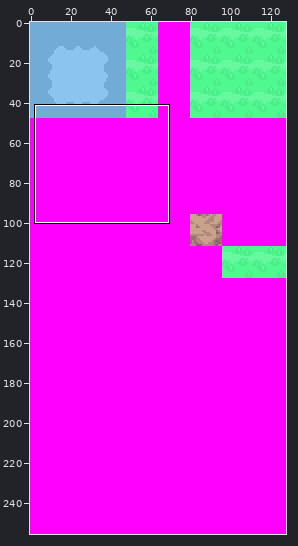
Sprite sheet: tiles/route_204/bottom.png. Above: a wide view before the commit, with the close-up outlined.
Close-up. First the earlier version:
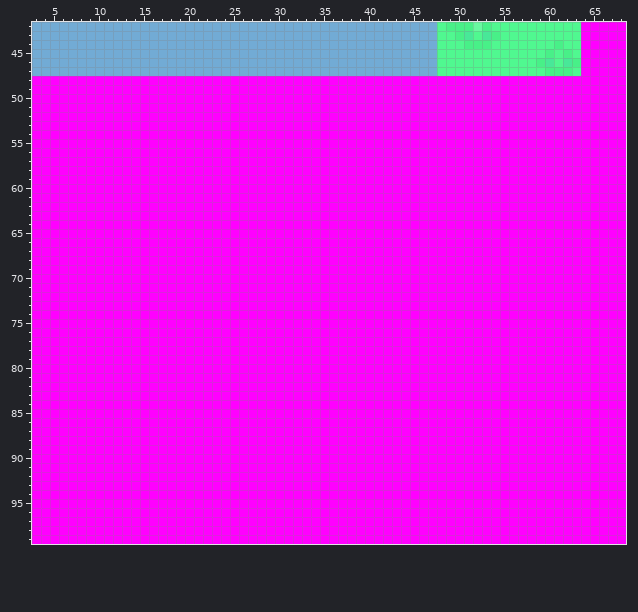
The file is 128x256 pixels. Shown: x 3..68, y 42..99. The commit also changed other parts of the picture, which this record leaves out.
Once edited:
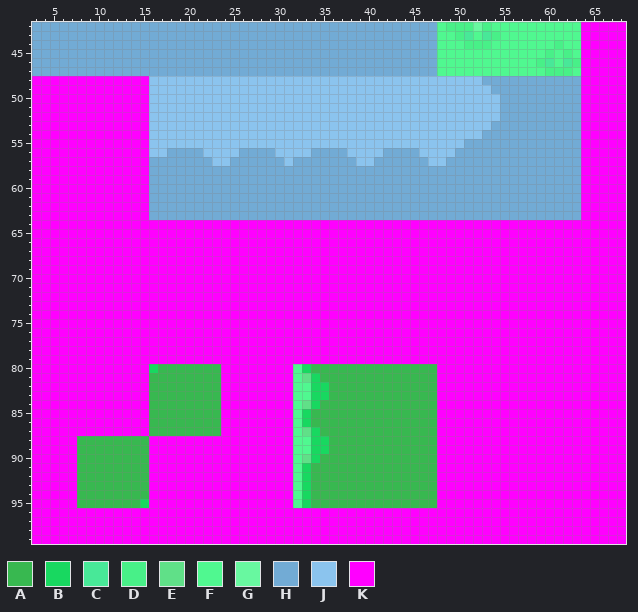
Palette (. is transparent): A #38b850  B #18d860  C #48e898  D #48f088  E #60e088  F #50f890  G #68f8a0  H #72abd5  J #8bc4ee  K #ff00ff
The edit:
@@ x 3..68 @@
  47 HHHHHHHHHHHHHHHHHHHHHHHHHHHHHHHHHHHHHHHHHHHHHFFFFFFFFFFFFDDDFKKKKK
- 48 KKKKKKKKKKKKKKKKKKKKKKKKKKKKKKKKKKKKKKKKKKKKKKKKKKKKKKKKKKKKKKKKKK
- 49 KKKKKKKKKKKKKKKKKKKKKKKKKKKKKKKKKKKKKKKKKKKKKKKKKKKKKKKKKKKKKKKKKK
- 50 KKKKKKKKKKKKKKKKKKKKKKKKKKKKKKKKKKKKKKKKKKKKKKKKKKKKKKKKKKKKKKKKKK
- 51 KKKKKKKKKKKKKKKKKKKKKKKKKKKKKKKKKKKKKKKKKKKKKKKKKKKKKKKKKKKKKKKKKK
- 52 KKKKKKKKKKKKKKKKKKKKKKKKKKKKKKKKKKKKKKKKKKKKKKKKKKKKKKKKKKKKKKKKKK
- 53 KKKKKKKKKKKKKKKKKKKKKKKKKKKKKKKKKKKKKKKKKKKKKKKKKKKKKKKKKKKKKKKKKK
- 54 KKKKKKKKKKKKKKKKKKKKKKKKKKKKKKKKKKKKKKKKKKKKKKKKKKKKKKKKKKKKKKKKKK
- 55 KKKKKKKKKKKKKKKKKKKKKKKKKKKKKKKKKKKKKKKKKKKKKKKKKKKKKKKKKKKKKKKKKK
- 56 KKKKKKKKKKKKKKKKKKKKKKKKKKKKKKKKKKKKKKKKKKKKKKKKKKKKKKKKKKKKKKKKKK
- 57 KKKKKKKKKKKKKKKKKKKKKKKKKKKKKKKKKKKKKKKKKKKKKKKKKKKKKKKKKKKKKKKKKK
- 58 KKKKKKKKKKKKKKKKKKKKKKKKKKKKKKKKKKKKKKKKKKKKKKKKKKKKKKKKKKKKKKKKKK
- 59 KKKKKKKKKKKKKKKKKKKKKKKKKKKKKKKKKKKKKKKKKKKKKKKKKKKKKKKKKKKKKKKKKK
- 60 KKKKKKKKKKKKKKKKKKKKKKKKKKKKKKKKKKKKKKKKKKKKKKKKKKKKKKKKKKKKKKKKKK
- 61 KKKKKKKKKKKKKKKKKKKKKKKKKKKKKKKKKKKKKKKKKKKKKKKKKKKKKKKKKKKKKKKKKK
- 62 KKKKKKKKKKKKKKKKKKKKKKKKKKKKKKKKKKKKKKKKKKKKKKKKKKKKKKKKKKKKKKKKKK
- 63 KKKKKKKKKKKKKKKKKKKKKKKKKKKKKKKKKKKKKKKKKKKKKKKKKKKKKKKKKKKKKKKKKK
+ 48 KKKKKKKKKKKKKJJJJJJJJJJJJJJJJJJJJJJJJJJJJJJJJJJJJJHHHHHHHHHHHKKKKK
+ 49 KKKKKKKKKKKKKJJJJJJJJJJJJJJJJJJJJJJJJJJJJJJJJJJJJJJHHHHHHHHHHKKKKK
+ 50 KKKKKKKKKKKKKJJJJJJJJJJJJJJJJJJJJJJJJJJJJJJJJJJJJJJJHHHHHHHHHKKKKK
+ 51 KKKKKKKKKKKKKJJJJJJJJJJJJJJJJJJJJJJJJJJJJJJJJJJJJJJJHHHHHHHHHKKKKK
+ 52 KKKKKKKKKKKKKJJJJJJJJJJJJJJJJJJJJJJJJJJJJJJJJJJJJJJJHHHHHHHHHKKKKK
+ 53 KKKKKKKKKKKKKJJJJJJJJJJJJJJJJJJJJJJJJJJJJJJJJJJJJJJHHHHHHHHHHKKKKK
+ 54 KKKKKKKKKKKKKJJJJJJJJJJJJJJJJJJJJJJJJJJJJJJJJJJJJJHHHHHHHHHHHKKKKK
+ 55 KKKKKKKKKKKKKJJJJJJJJJJJJJJJJJJJJJJJJJJJJJJJJJJJHHHHHHHHHHHHHKKKKK
+ 56 KKKKKKKKKKKKKJJHHHHJJJJHHHHJJJJHHHHJJJJHHHHJJJJHHHHHHHHHHHHHHKKKKK
+ 57 KKKKKKKKKKKKKHHHHHHHJJHHHHHHJHHHHHHHJJHHHHHHJJHHHHHHHHHHHHHHHKKKKK
+ 58 KKKKKKKKKKKKKHHHHHHHHHHHHHHHHHHHHHHHHHHHHHHHHHHHHHHHHHHHHHHHHKKKKK
+ 59 KKKKKKKKKKKKKHHHHHHHHHHHHHHHHHHHHHHHHHHHHHHHHHHHHHHHHHHHHHHHHKKKKK
+ 60 KKKKKKKKKKKKKHHHHHHHHHHHHHHHHHHHHHHHHHHHHHHHHHHHHHHHHHHHHHHHHKKKKK
+ 61 KKKKKKKKKKKKKHHHHHHHHHHHHHHHHHHHHHHHHHHHHHHHHHHHHHHHHHHHHHHHHKKKKK
+ 62 KKKKKKKKKKKKKHHHHHHHHHHHHHHHHHHHHHHHHHHHHHHHHHHHHHHHHHHHHHHHHKKKKK
+ 63 KKKKKKKKKKKKKHHHHHHHHHHHHHHHHHHHHHHHHHHHHHHHHHHHHHHHHHHHHHHHHKKKKK
  64 KKKKKKKKKKKKKKKKKKKKKKKKKKKKKKKKKKKKKKKKKKKKKKKKKKKKKKKKKKKKKKKKKK
@@ x 6..49 @@
  79 KKKKKKKKKKKKKKKKKKKKKKKKKKKKKKKKKKKKKKKKKKKK
- 80 KKKKKKKKKKKKKKKKKKKKKKKKKKKKKKKKKKKKKKKKKKKK
- 81 KKKKKKKKKKKKKKKKKKKKKKKKKKKKKKKKKKKKKKKKKKKK
- 82 KKKKKKKKKKKKKKKKKKKKKKKKKKKKKKKKKKKKKKKKKKKK
- 83 KKKKKKKKKKKKKKKKKKKKKKKKKKKKKKKKKKKKKKKKKKKK
- 84 KKKKKKKKKKKKKKKKKKKKKKKKKKKKKKKKKKKKKKKKKKKK
- 85 KKKKKKKKKKKKKKKKKKKKKKKKKKKKKKKKKKKKKKKKKKKK
- 86 KKKKKKKKKKKKKKKKKKKKKKKKKKKKKKKKKKKKKKKKKKKK
- 87 KKKKKKKKKKKKKKKKKKKKKKKKKKKKKKKKKKKKKKKKKKKK
- 88 KKKKKKKKKKKKKKKKKKKKKKKKKKKKKKKKKKKKKKKKKKKK
- 89 KKKKKKKKKKKKKKKKKKKKKKKKKKKKKKKKKKKKKKKKKKKK
- 90 KKKKKKKKKKKKKKKKKKKKKKKKKKKKKKKKKKKKKKKKKKKK
- 91 KKKKKKKKKKKKKKKKKKKKKKKKKKKKKKKKKKKKKKKKKKKK
- 92 KKKKKKKKKKKKKKKKKKKKKKKKKKKKKKKKKKKKKKKKKKKK
- 93 KKKKKKKKKKKKKKKKKKKKKKKKKKKKKKKKKKKKKKKKKKKK
- 94 KKKKKKKKKKKKKKKKKKKKKKKKKKKKKKKKKKKKKKKKKKKK
- 95 KKKKKKKKKKKKKKKKKKKKKKKKKKKKKKKKKKKKKKKKKKKK
+ 80 KKKKKKKKKKBAAAAAAAKKKKKKKKFBAAAAAAAAAAAAAAKK
+ 81 KKKKKKKKKKAAAAAAAAKKKKKKKKFEBAAAAAAAAAAAAAKK
+ 82 KKKKKKKKKKAAAAAAAAKKKKKKKKFFBBAAAAAAAAAAAAKK
+ 83 KKKKKKKKKKAAAAAAAAKKKKKKKKFFBBAAAAAAAAAAAAKK
+ 84 KKKKKKKKKKAAAAAAAAKKKKKKKKFEBAAAAAAAAAAAAAKK
+ 85 KKKKKKKKKKAAAAAAAAKKKKKKKKFBAAAAAAAAAAAAAAKK
+ 86 KKKKKKKKKKAAAAAAAAKKKKKKKKFBAAAAAAAAAAAAAAKK
+ 87 KKKKKKKKKKAAAAAAAAKKKKKKKKFEBAAAAAAAAAAAAAKK
+ 88 KKAAAAAAAAKKKKKKKKKKKKKKKKFFBBAAAAAAAAAAAAKK
+ 89 KKAAAAAAAAKKKKKKKKKKKKKKKKFFBBAAAAAAAAAAAAKK
+ 90 KKAAAAAAAAKKKKKKKKKKKKKKKKFEBAAAAAAAAAAAAAKK
+ 91 KKAAAAAAAAKKKKKKKKKKKKKKKKFBAAAAAAAAAAAAAAKK
+ 92 KKAAAAAAAAKKKKKKKKKKKKKKKKFBAAAAAAAAAAAAAAKK
+ 93 KKAAAAAAAAKKKKKKKKKKKKKKKKFBAAAAAAAAAAAAAAKK
+ 94 KKAAAAAAAAKKKKKKKKKKKKKKKKFBAAAAAAAAAAAAAAKK
+ 95 KKAAAAAAABKKKKKKKKKKKKKKKKFBAAAAAAAAAAAAAAKK
  96 KKKKKKKKKKKKKKKKKKKKKKKKKKKKKKKKKKKKKKKKKKKK
Pixel boxes of the changes (left, top, right, bottom) in both close-ups:
changed: (149, 76, 581, 220)
changed: (77, 364, 221, 508)
changed: (293, 364, 437, 508)
